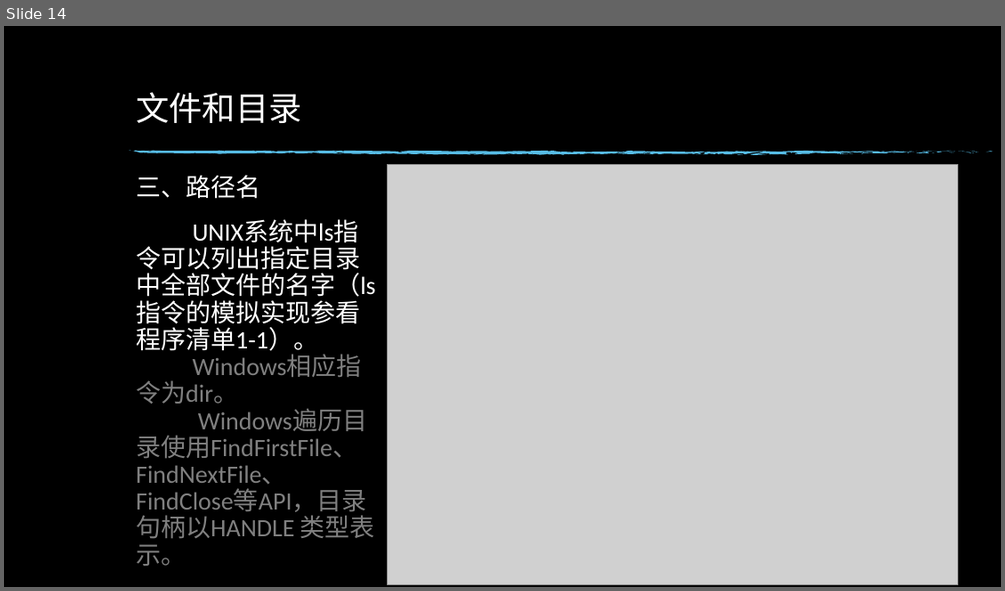
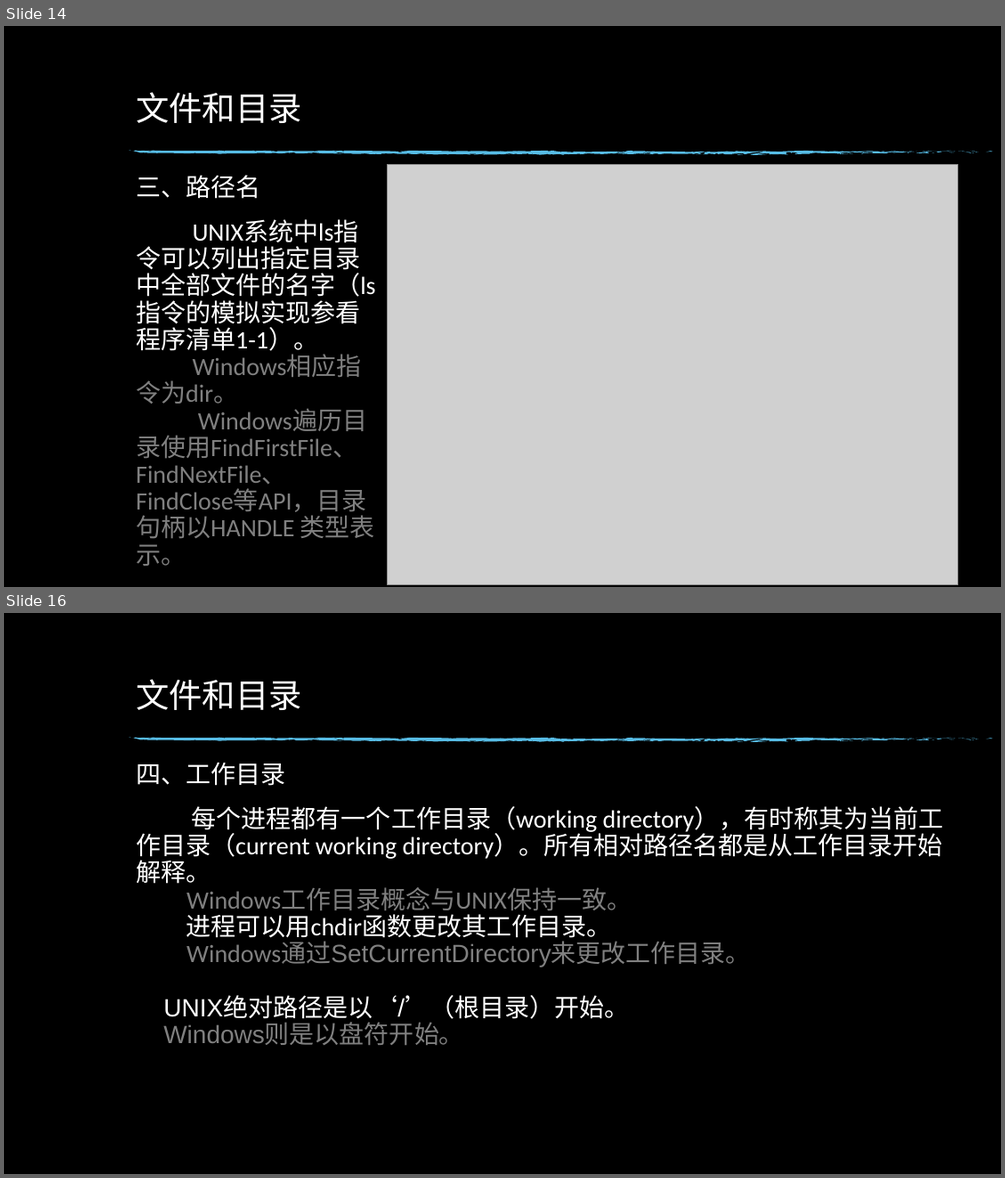
Before and after one commit to hym-dn/APUE, a slide deck: Doc/UNIX开发01.pptx. Shown one above the other, each under a label of ours: slide 14 before the commit, slides 14 and 16 after it; the slides between them are not shown. The pictures are 1005x591 and 1005x1178 pixels, drawn with LibreOffice and Linux fonts; fonts in the diff are those of the drawing; grey boxes stand for pictures; background and template pictures are left out. Boxes give left, top, right and bottom in pixels: in the first picture for what was removed or moved away, otherwise in the second. Text is boxed around its words. In the diff, an @@ line names an element or a change of style, - is before the commit and + after.

```diff
--- a/Doc/UNIX开发01.pptx
+++ b/Doc/UNIX开发01.pptx
@@ slide 16 added at (x1=4, y1=613, x2=1001, y2=1174), background picture (left out); not listed: 74 template elements that a slide beside it also shows @@
@@ title added at (x1=136, y1=679, x2=302, y2=710), 32 pt, text #FFFFFF @@
+文件和目录
@@ text added at (x1=136, y1=762, x2=285, y2=786), 24 pt, text #FFFFFF @@
+四、工作目录
@@ text added at (x1=136, y1=806, x2=944, y2=1045), 24 pt, text #FFFFFF @@
+每个进程都有一个工作目录（working directory），有时称其为当前工作目录（current working directory）。所有相对路径名都是从工作目录开始解释。
+Windows工作目录概念与UNIX保持一致。
+进程可以用chdir函数更改其工作目录。
+Windows通过SetCurrentDirectory来更改工作目录。
+UNIX绝对路径是以‘/’（根目录）开始。
+Windows则是以盘符开始。
```
Also in this commit, not shown: 2 slides changed, 4 other slides added.
